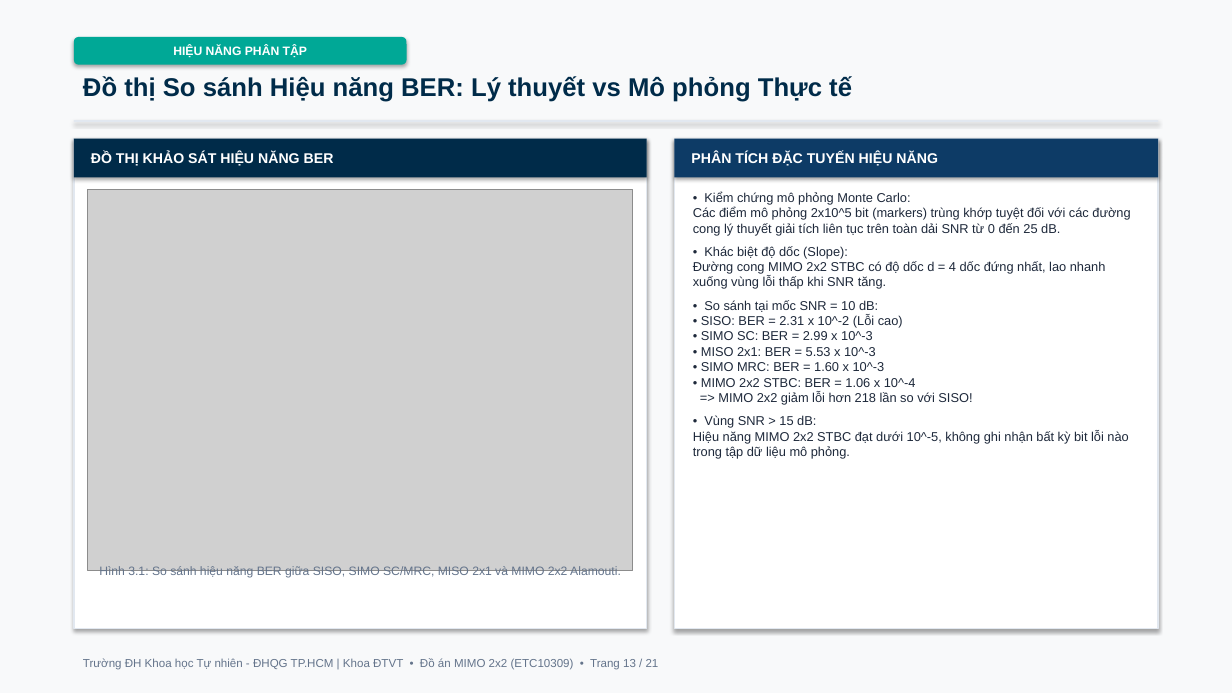
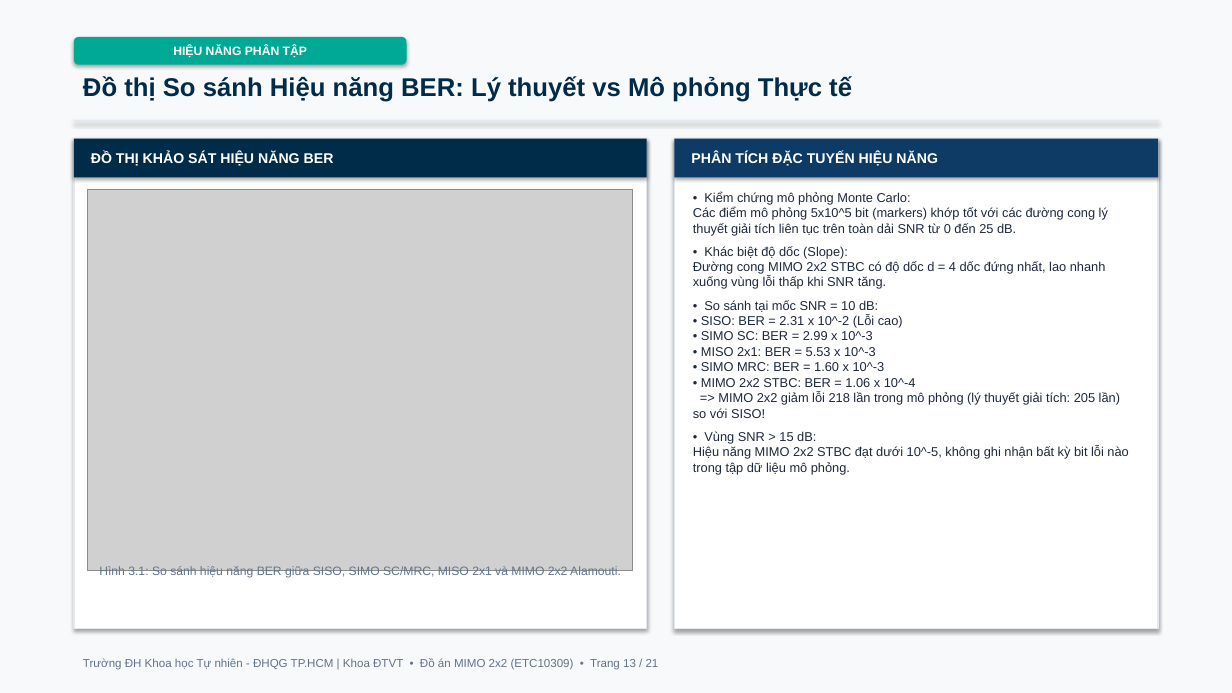
Before and after one commit to lengoctuong2005/mimo-2x2-simulation, a slide deck: slide 13 of slides/Slide_ThuyetTrinh_MIMO_2026.pptx. Drawn at 1232x693 pixels with LibreOffice and Linux fonts; fonts in the diff are those of the drawing; grey boxes stand for pictures. Boxes give left, top, right and bottom in pixels: in the first picture for what was removed or moved away, otherwise in the second. Text is boxed around its words. In the diff, an @@ line names an element or a change of style, - is before the commit and + after.

```diff
--- a/slides/Slide_ThuyetTrinh_MIMO_2026.pptx
+++ b/slides/Slide_ThuyetTrinh_MIMO_2026.pptx
@@ text at [693,192,1108,235]: text changed @@
-• Kiểm chứng mô phỏng Monte Carlo:
-Các điểm mô phỏng 2x10^5 bit (markers) trùng khớp tuyệt đối với các đường cong lý thuyết giải tích liên tục trên toàn dải SNR từ 0 đến 25 dB.
+• Kiểm chứng mô phỏng Monte Carlo:
+Các điểm mô phỏng 5x10^5 bit (markers) khớp tốt với các đường cong lý thuyết giải tích liên tục trên toàn dải SNR từ 0 đến 25 dB.
@@ text at [693,300,1120,418]: text changed @@
-• So sánh tại mốc SNR = 10 dB:
-• SISO: BER = 2.31 x 10^-2 (Lỗi cao)
-• SIMO SC: BER = 2.99 x 10^-3
-• MISO 2x1: BER = 5.53 x 10^-3
-• SIMO MRC: BER = 1.60 x 10^-3
-• MIMO 2x2 STBC: BER = 1.06 x 10^-4
-=> MIMO 2x2 giảm lỗi hơn 218 lần so với SISO!
+• So sánh tại mốc SNR = 10 dB:
+• SISO: BER = 2.31 x 10^-2 (Lỗi cao)
+• SIMO SC: BER = 2.99 x 10^-3
+• MISO 2x1: BER = 5.53 x 10^-3
+• SIMO MRC: BER = 1.60 x 10^-3
+• MIMO 2x2 STBC: BER = 1.06 x 10^-4
+=> MIMO 2x2 giảm lỗi 218 lần trong mô phỏng (lý thuyết giải tích: 205 lần) so với SISO!
```
Also in this commit, not shown: 10 other slides changed, 23 other files.
